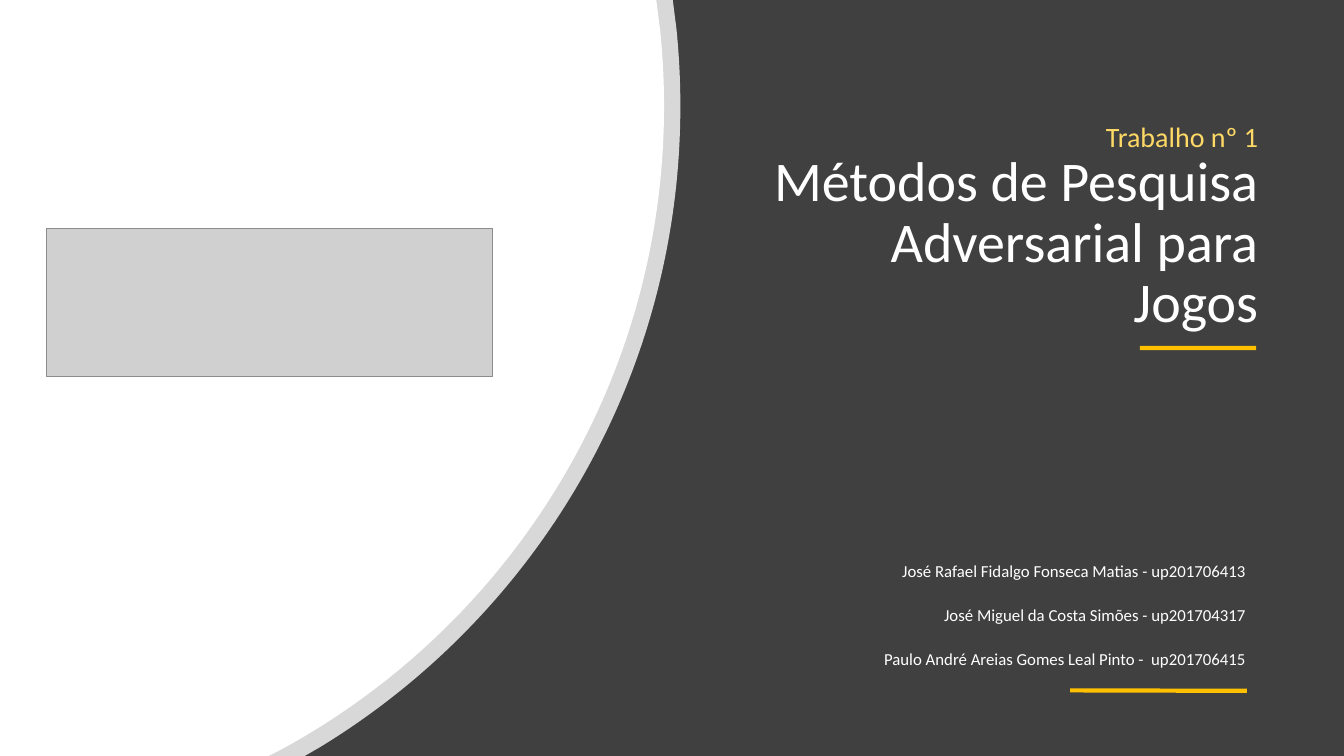
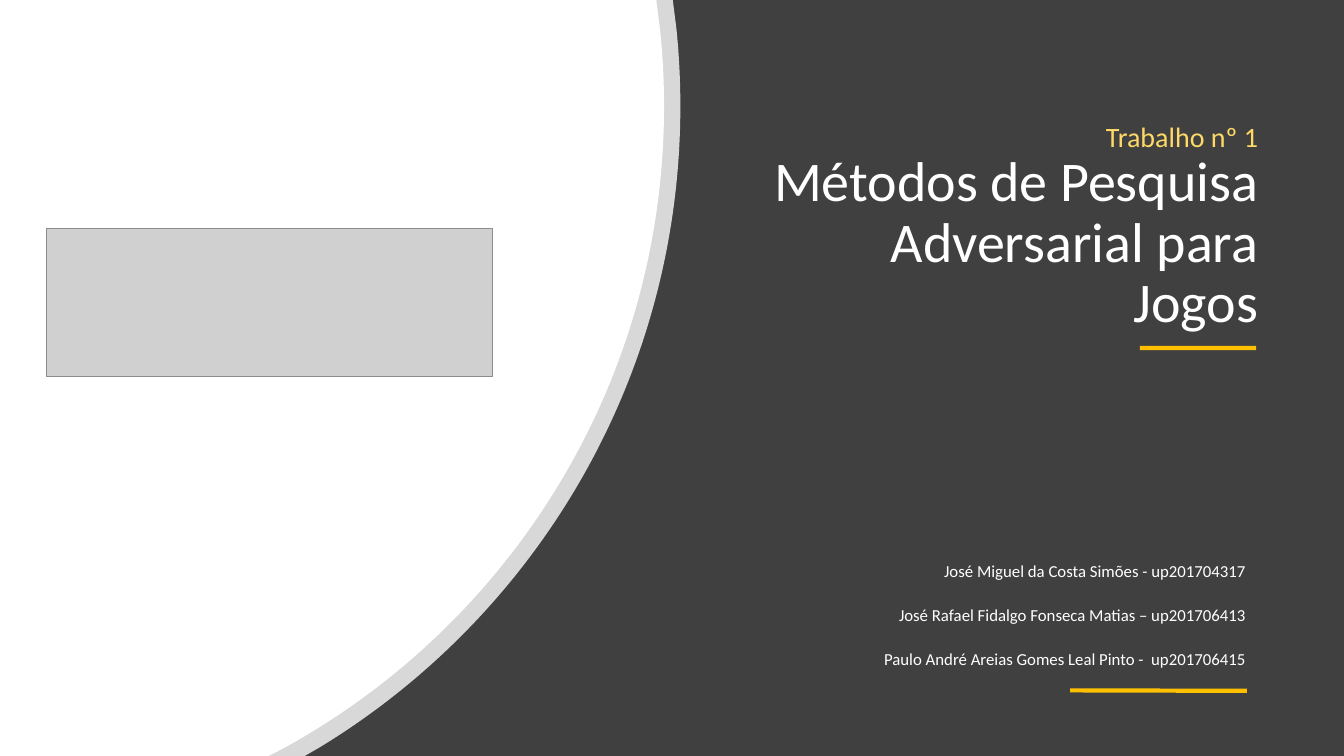
Before and after one commit to MiguelSimoes35/FEUP-IART, a slide deck: slide 1 of Proj1/docs/pp_checkpoint.odp. Drawn at 1344x756 pixels with LibreOffice and Linux fonts; fonts in the diff are those of the drawing; grey boxes stand for pictures. Boxes give left, top, right and bottom in pixels: in the first picture for what was removed or moved away, otherwise in the second. Text is boxed around its words. In the diff, an @@ line names an element or a change of style, - is before the commit and + after.

```diff
--- a/Proj1/docs/pp_checkpoint.odp
+++ b/Proj1/docs/pp_checkpoint.odp
@@ subtitle at box(902, 565, 1245, 580): paragraph removed @@
-José Rafael Fidalgo Fonseca Matias - up201706413
@@ subtitle at box(899, 609, 1245, 624): paragraph added @@
+José Rafael Fidalgo Fonseca Matias – up201706413
```
Also in this commit, not shown: 1 other slide changed, 2 other files.
